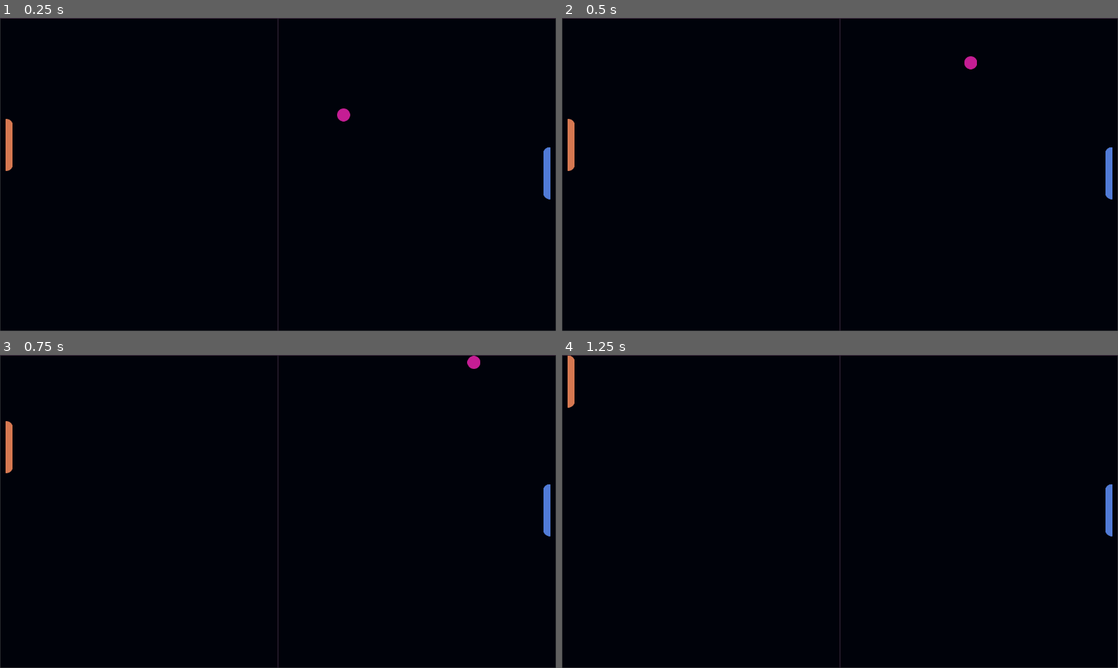
Above: before the commit, frames 1-4 (two rows, left to right).
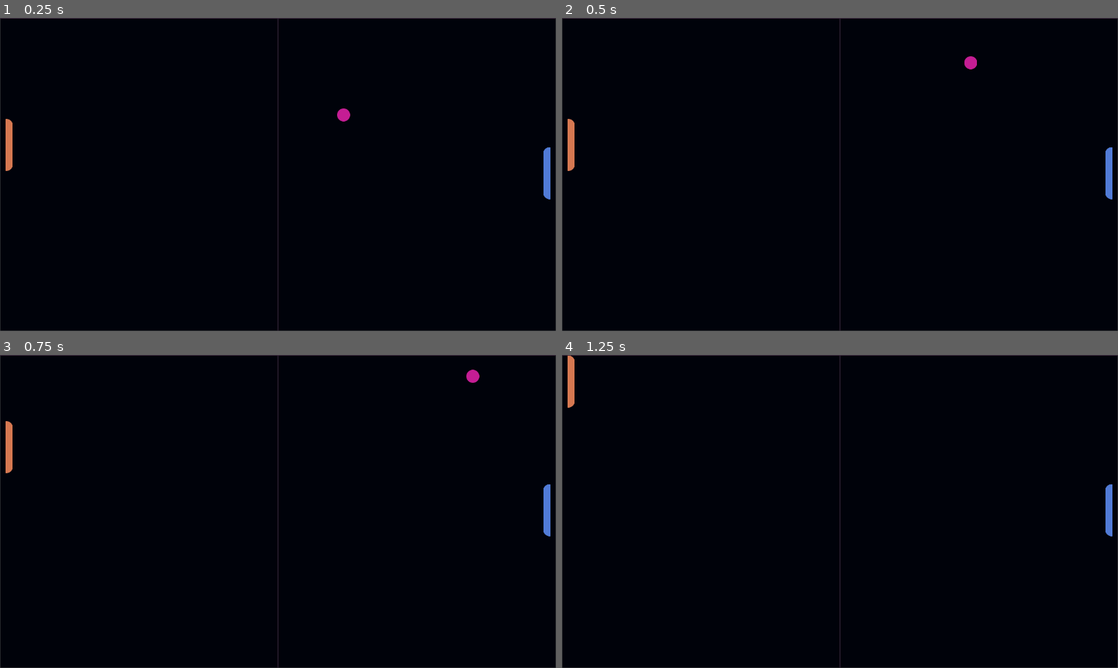
Above: after the commit, the same moments.

Repository: ProjectEXT/PyPong
Game: Godot game, scene res://scenes/Level.tscn
Same seed, same stepped clock (60 frames per second), same inputs: the game is played once before the commit and once after it.
Inputs:
- Up to frame 1 (0.25 s): no input
- Up to frame 2 (0.5 s): no input
- Up to frame 3 (0.75 s): hold W (up) from 0.53 s (still down)
- Up to frame 4 (1.25 s): keep holding W (up)

Frames 1-2 are identical in both runs. In frame 3, 0.2% of the frame differs, in the area x 83-87%, y 0-9%; in frame 4, nothing differs.

Commit message:
Making the ball bounce
The ball will now collide and "bounce" off of objects.

Diff:
--- a/scripts/Ball.gd
+++ b/scripts/Ball.gd
@@ -10,4 +10,6 @@
 	velocity.y = [-0.8,0.8] [randi() % 2]
 
 func _physics_process(delta):
-	move_and_slide(velocity * speed)
+	var collision_object = move_and_collide(velocity * speed * delta)
+	if collision_object:
+		velocity = velocity.bounce(collision_object.normal)
